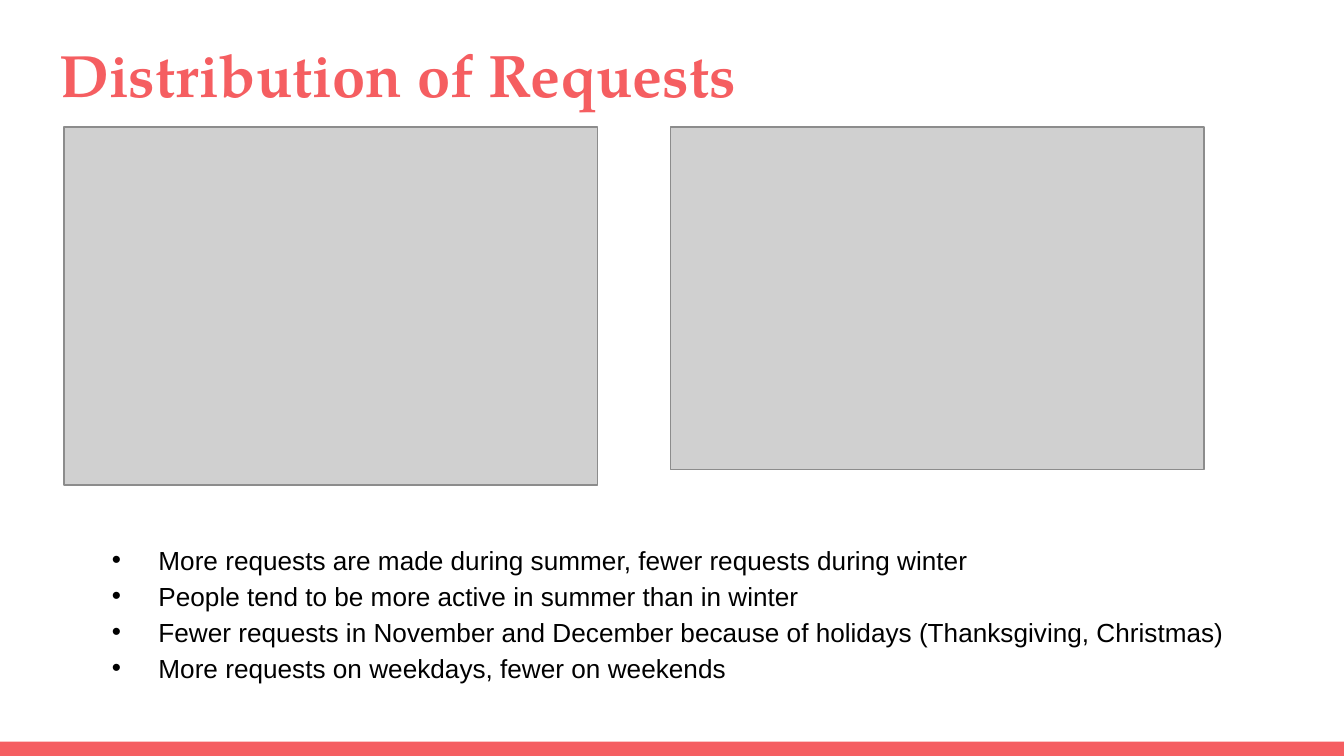
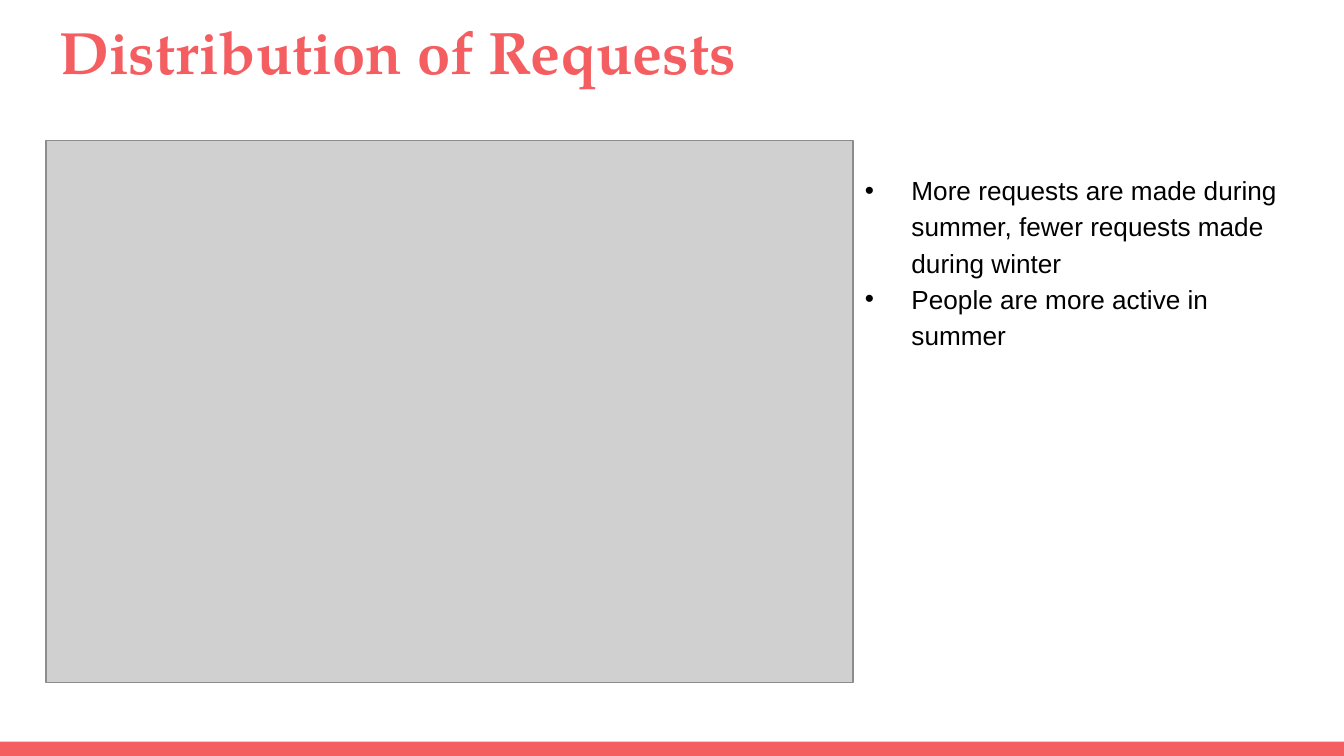
Before and after one commit to yudong-94/City-of-LA-311-Call-Center-Data-Analysis, a slide deck: slide 8 of DSO 545 Final Project Presentation_group 6.pptx. Drawn at 1344x756 pixels with LibreOffice and Linux fonts; fonts in the diff are those of the drawing; grey boxes stand for pictures. Boxes give left, top, right and bottom in pixels: in the first picture for what was removed or moved away, otherwise in the second. Text is boxed around its words. In the diff, an @@ line names an element or a change of style, - is before the commit and + after.

```diff
--- a/DSO 545 Final Project Presentation_group 6.pptx
+++ b/DSO 545 Final Project Presentation_group 6.pptx
@@ title "Distribution of Requests": place and size @@
-title "Distribution of Requests" at (59, 54, 735, 113)
+title "Distribution of Requests" at (59, 31, 735, 90)
@@ picture: place and size @@
-picture at (65, 128, 598, 485)
+picture at (46, 141, 853, 683)
@@ picture removed at (671, 128, 1204, 470) @@
@@ text added at (911, 181, 1277, 346), 14 pt, text #000000 @@
+• More requests are made during summer, fewer requests made during winter
+• People are more active in summer
@@ text removed at (158, 551, 1222, 683) @@
-• More requests are made during summer, fewer requests during winter
-• People tend to be more active in summer than in winter
-• Fewer requests in November and December because of holidays (Thanksgiving, Christmas)
-• More requests on weekdays, fewer on weekends
```
Also in this commit, not shown: 5 other slides changed, 1 slide added, 1 slide removed.
